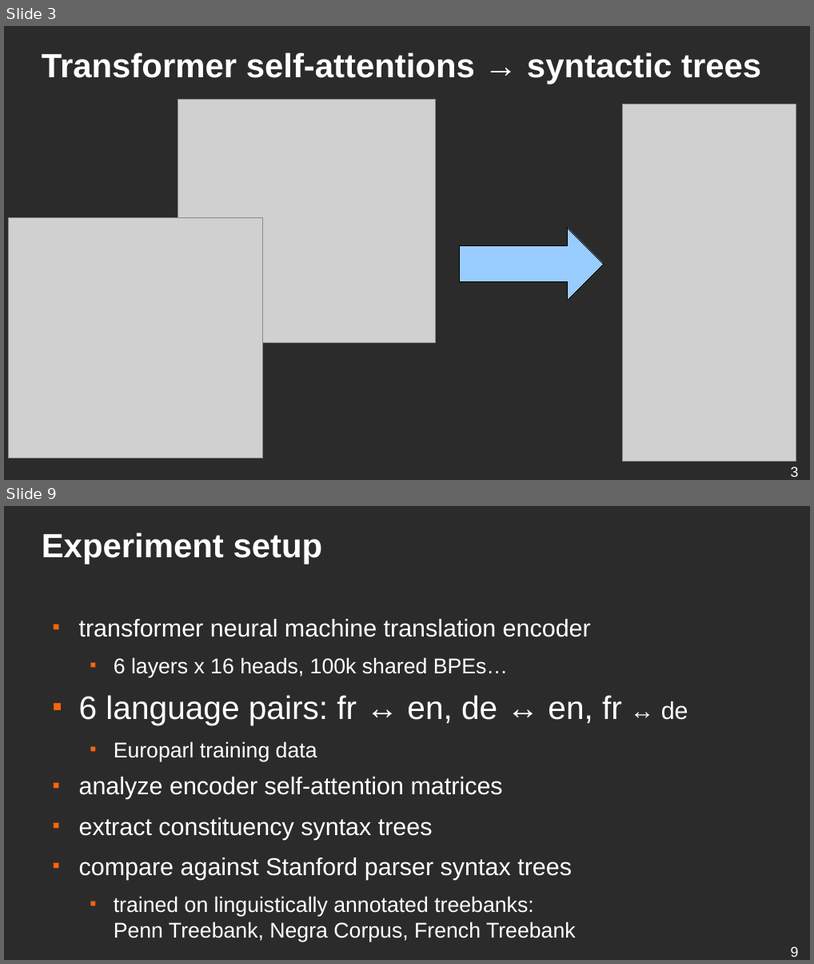
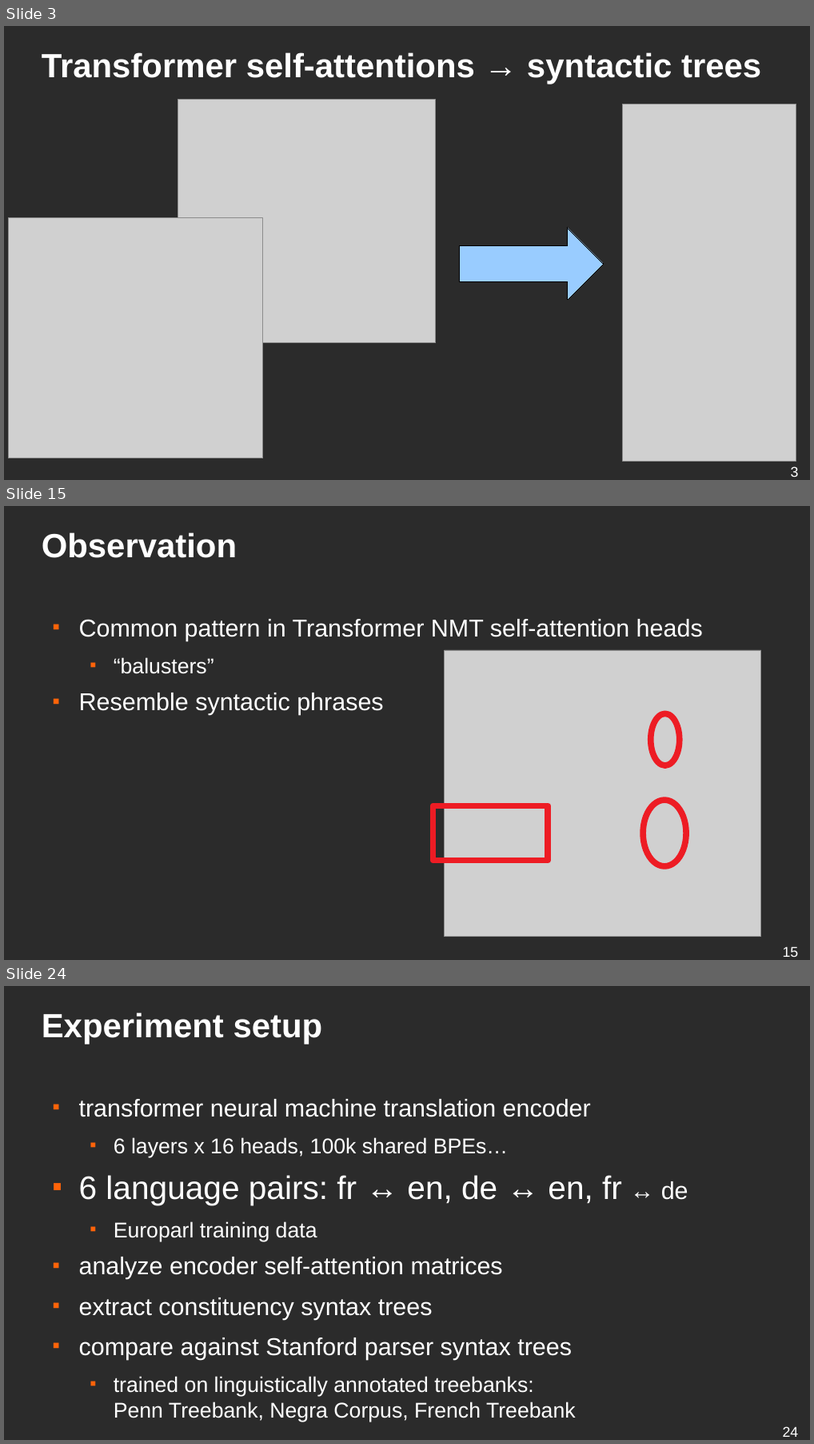
Before and after one commit to ufal/lsd, a slide deck: conferences/2019-blackbox-balustrades/presentation.odp. Shown one above the other, each under a label of ours: slides 3 and 9 before the commit, slides 3, 15 and 24 after it; the slides between them are not shown. The pictures are 814x964 and 814x1444 pixels, drawn with LibreOffice and Linux fonts; fonts in the diff are those of the drawing; grey boxes stand for pictures; background and template pictures are left out; a plain dark background stands for a picture behind light text. Boxes give left, top, right and bottom in pixels: in the first picture for what was removed or moved away, otherwise in the second. Text is boxed around its words. In the diff, an @@ line names an element or a change of style, - is before the commit and + after.

```diff
--- a/conferences/2019-blackbox-balustrades/presentation.odp
+++ b/conferences/2019-blackbox-balustrades/presentation.odp
@@ slide 15 added at [4,506,810,960], background picture (left out) @@
@@ title added at [42,532,237,558], 33 pt, text #FFFFFF, bold @@
+Observation
@@ text added at [79,619,703,715], 24 pt, text #FFFFFF @@
+■ Common pattern in Transformer NMT self-attention heads
+  ■ “balusters”
+■ Resemble syntactic phrases
@@ picture added at [445,650,762,936] @@
@@ ellipse added at [652,714,680,766], outline #ED1C24 6.01 pt @@
@@ rectangle added at [434,805,549,860], outline #ED1C24 6.01 pt @@
@@ ellipse added at [643,800,686,867], outline #ED1C24 6.01 pt @@
@@ page number added at [783,946,799,956], 14 pt, text #FFFFFF @@
+15
@@ what was slide 9 is now slide 24 @@
@@ page number at [783,1426,799,1436]: text changed @@
-9
+24
```
Also in this commit, not shown: 2 slides changed, 17 other slides added, 3 slides removed, 1 other file.
